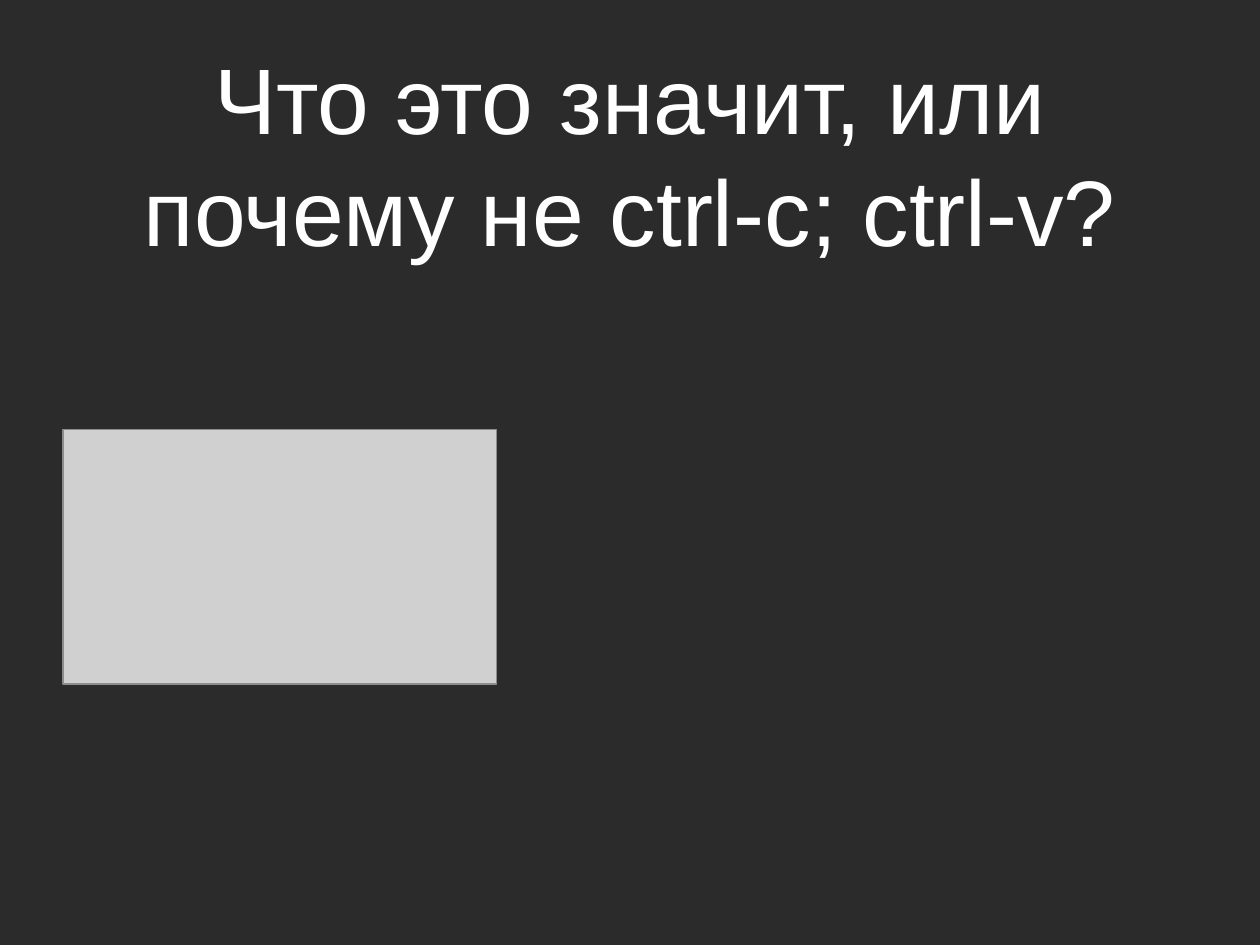
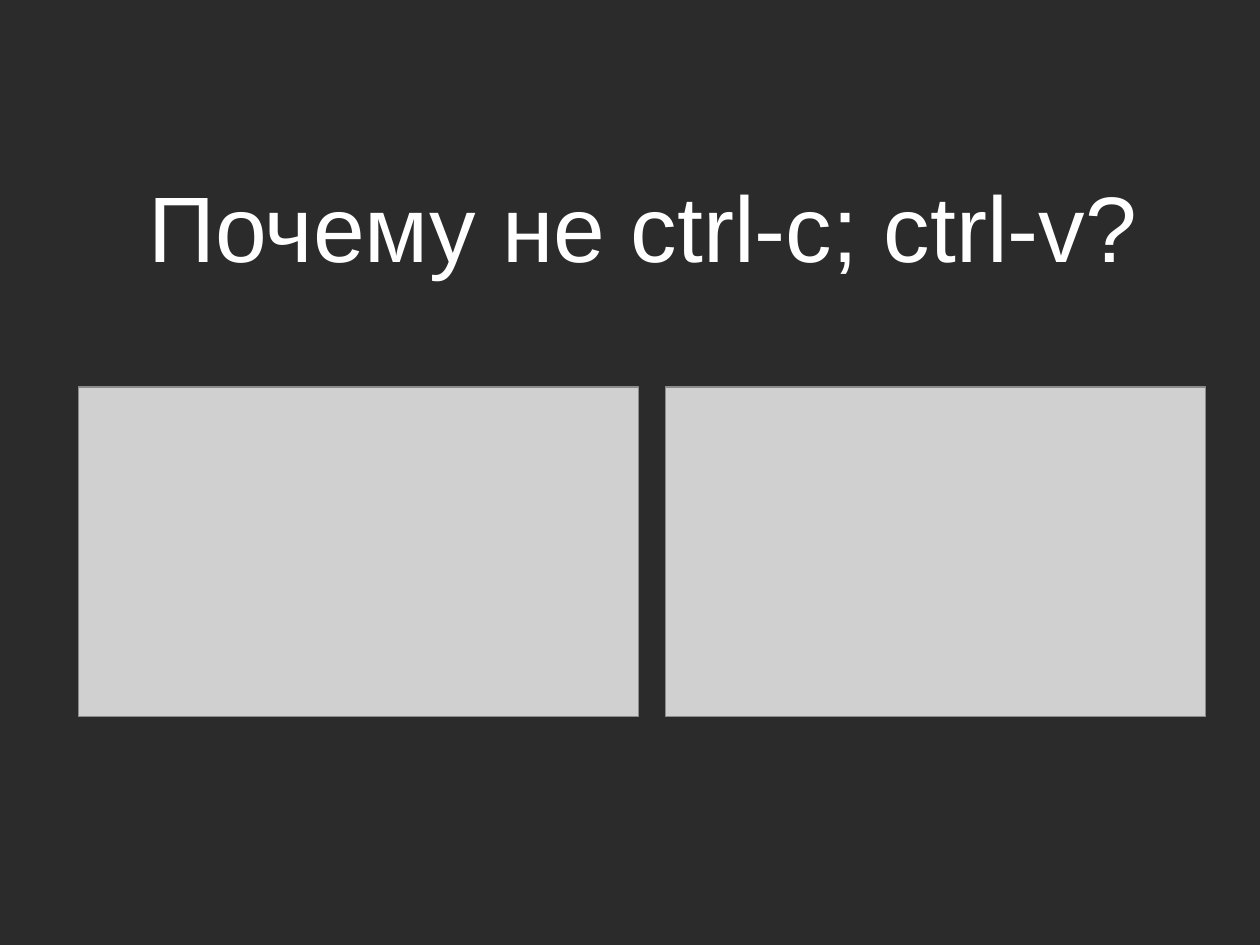
Before and after one commit to pohaha/github_for_my_university, a slide deck: slide 3 of Презентация/Презентация к докладу.odp. Drawn at 1260x945 pixels with LibreOffice and Linux fonts; fonts in the diff are those of the drawing; grey boxes stand for pictures; background and template pictures are left out; a plain dark background stands for a picture behind light text. Boxes give left, top, right and bottom in pixels: in the first picture for what was removed or moved away, otherwise in the second. Text is boxed around its words. In the diff, an @@ line names an element or a change of style, - is before the commit and + after.

```diff
--- a/Презентация/Презентация к докладу.odp
+++ b/Презентация/Презентация к докладу.odp
@@ title at [148, 194, 1137, 279]: text changed @@
-Что это значит, или почему не ctrl-c; ctrl-v?
+Почему не ctrl-c; ctrl-v?
@@ picture: place and size @@
-picture at [63, 430, 496, 685]
+picture at [79, 388, 640, 717]
@@ picture added at [665, 388, 1206, 718] @@
```
Also in this commit, not shown: 1 other slide changed, 1 slide added, 2 other files.
